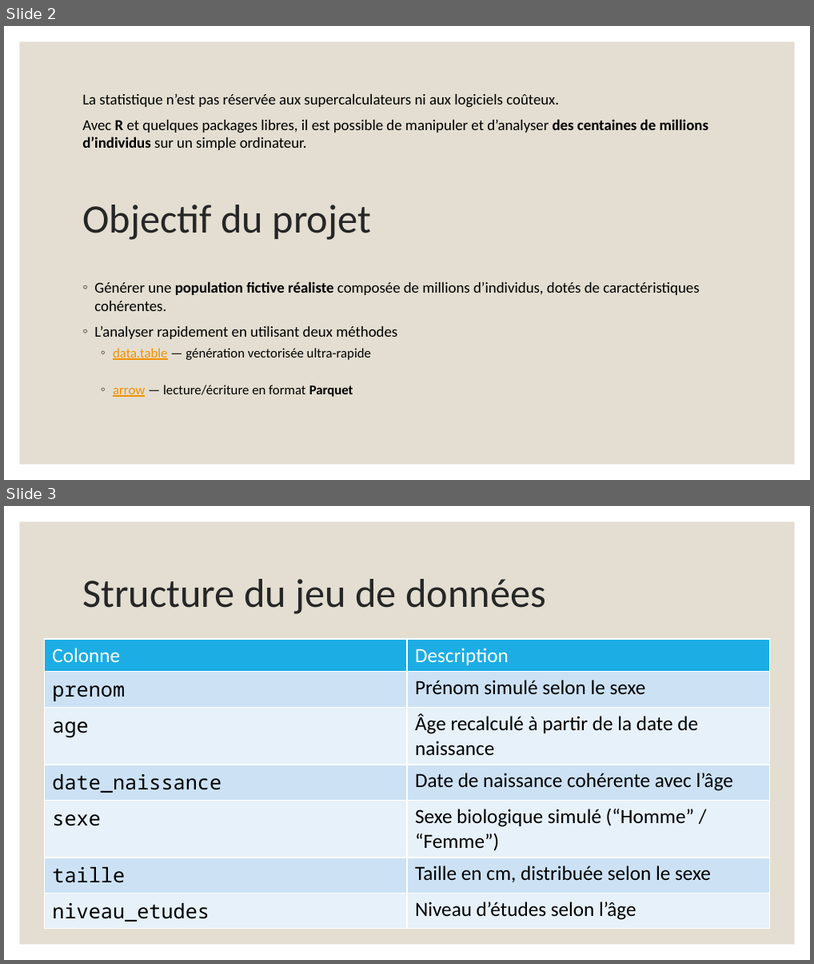
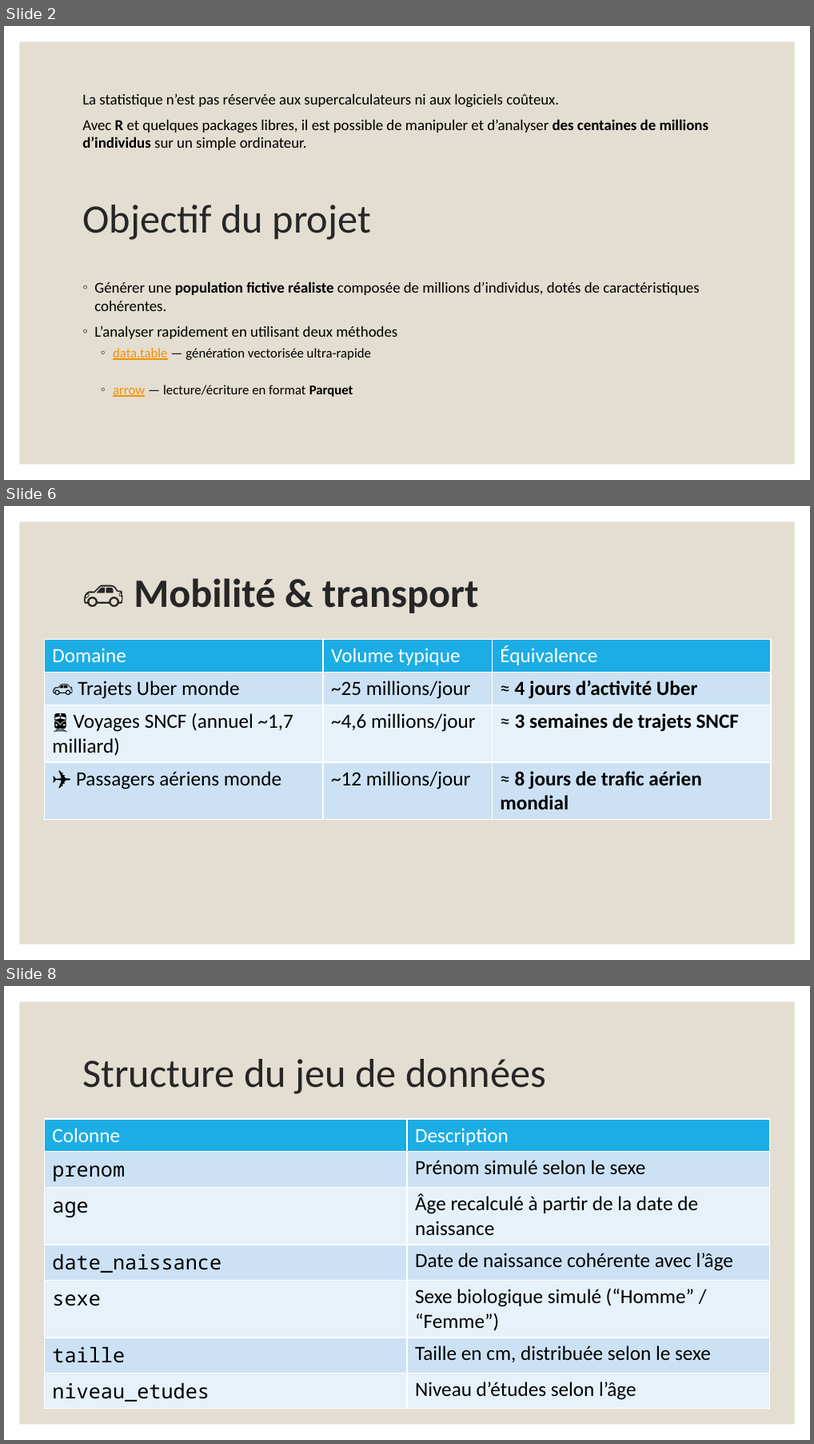
Before and after one commit to ISPF/100millions, a slide deck: presentation.pptx. Shown one above the other, each under a label of ours: slides 2 and 3 before the commit, slides 2, 6 and 8 after it; the slides between them are not shown. The pictures are 814x964 and 814x1444 pixels, drawn with LibreOffice and Linux fonts; fonts in the diff are those of the drawing. Boxes give left, top, right and bottom in pixels: in the first picture for what was removed or moved away, otherwise in the second. Text is boxed around its words. In the diff, an @@ line names an element or a change of style, - is before the commit and + after.

```diff
--- a/presentation.pptx
+++ b/presentation.pptx
@@ slide 6 added at <box>4,506,810,960</box>, background #FFFFFF; not listed: 1 template element that a slide beside it also shows @@
@@ title added at <box>134,578,479,613</box>, 36 pt, text #262626, bold @@
+🚗 Mobilité & transport
@@ table added at <box>44,639,772,813</box>, 4 rows, 3 columns @@
+Domaine | Volume typique | Équivalence
+🚗 Trajets Uber monde | ~25 millions/jour | ≈ 4 jours d’activité Uber
+🚆 Voyages SNCF (annuel ~1,7 milliard) | ~4,6 millions/jour | ≈ 3 semaines de trajets SNCF
+✈️ Passagers aériens monde | ~12 millions/jour | ≈ 8 jours de trafic aérien mondial
@@ what was slide 3 is now slide 8 @@
```
Also in this commit, not shown: 4 other slides added, 1 other file.
